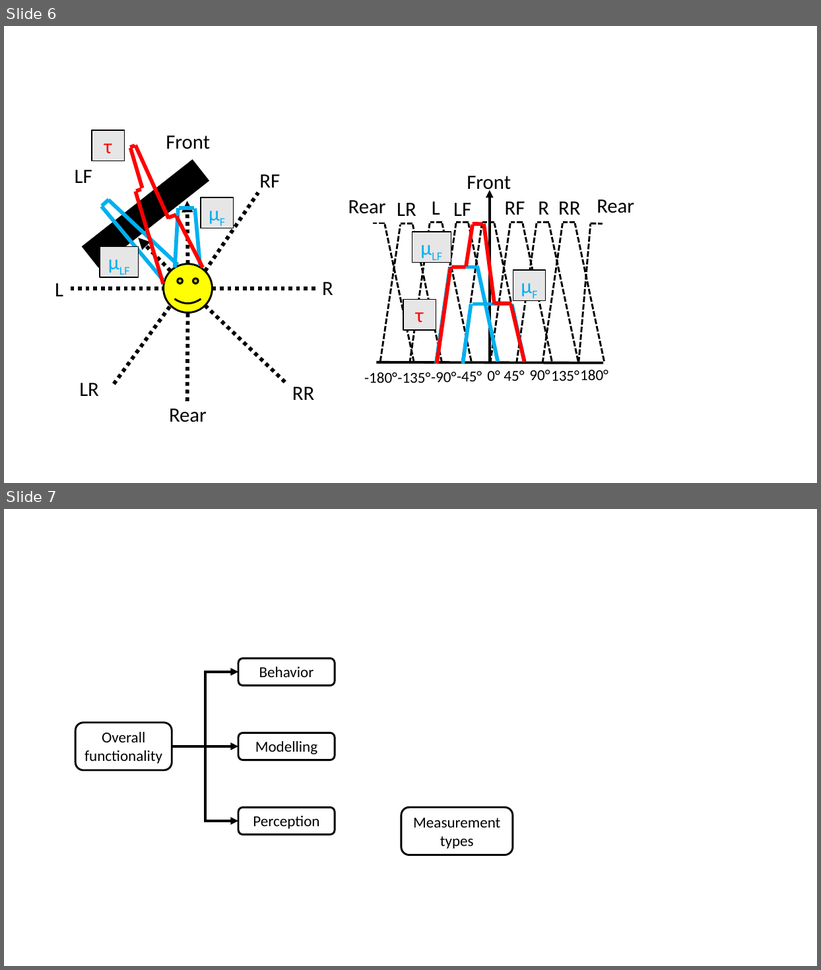
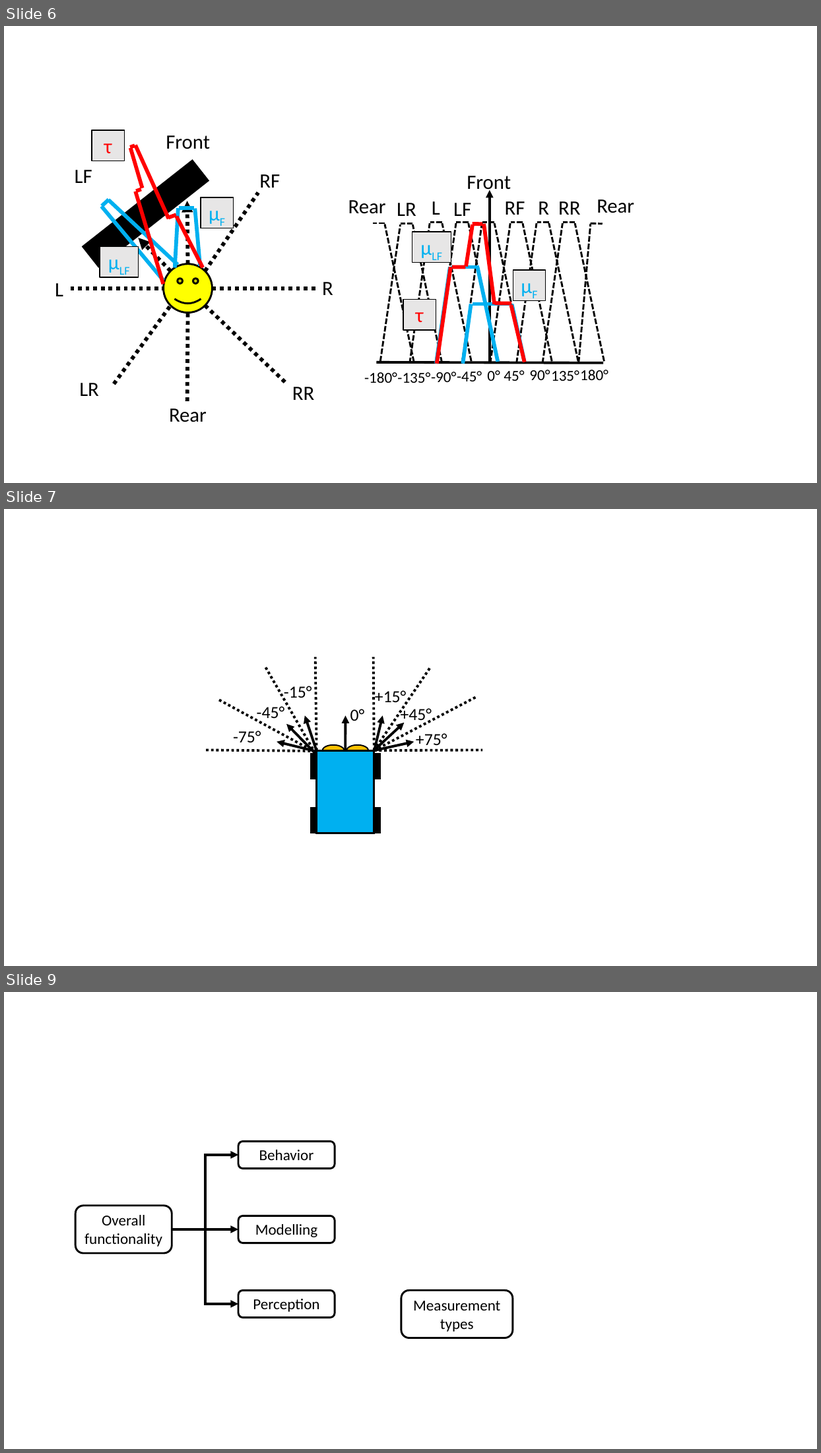
Before and after one commit to BenChurch/Winter2017, a slide deck: CISC870/Paper/FigureCreation.pptx. Shown one above the other, each under a label of ours: slides 6 and 7 before the commit, slides 6, 7 and 9 after it; the slides between them are not shown. The pictures are 821x970 and 821x1453 pixels, drawn with LibreOffice and Linux fonts; fonts in the diff are those of the drawing. Boxes give left, top, right and bottom in pixels: in the first picture for what was removed or moved away, otherwise in the second. Text is boxed around its words. In the diff, an @@ line names an element or a change of style, - is before the commit and + after.

```diff
--- a/CISC870/Paper/FigureCreation.pptx
+++ b/CISC870/Paper/FigureCreation.pptx
@@ slide 7 added at (4, 509, 817, 966), background #FFFFFF @@
@@ group added at (206, 657, 483, 834): 8 lines, 7 arrows, 7 texts, 5 rectangles, 2 ellipses @@
+0°
++15°
++45°
++75°
+-75°
+-45°
+-15°
@@ what was slide 7 is now slide 9 @@
```
Also in this commit, not shown: 1 other slide added, 8 other files.
